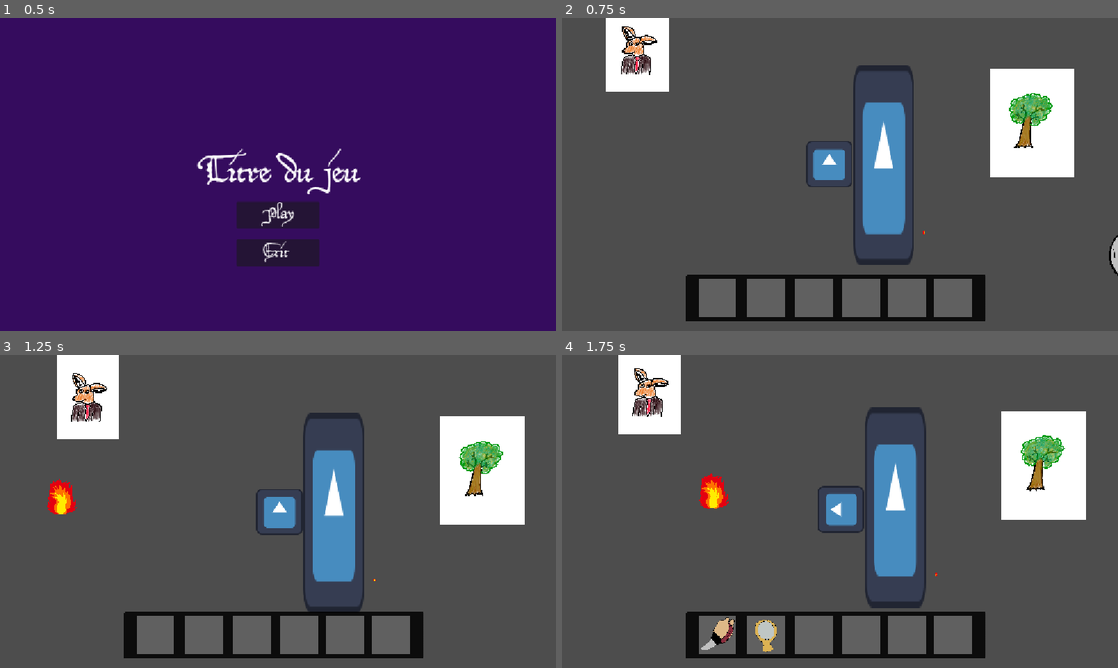
Above: before the commit, frames 1-4 (two rows, left to right).
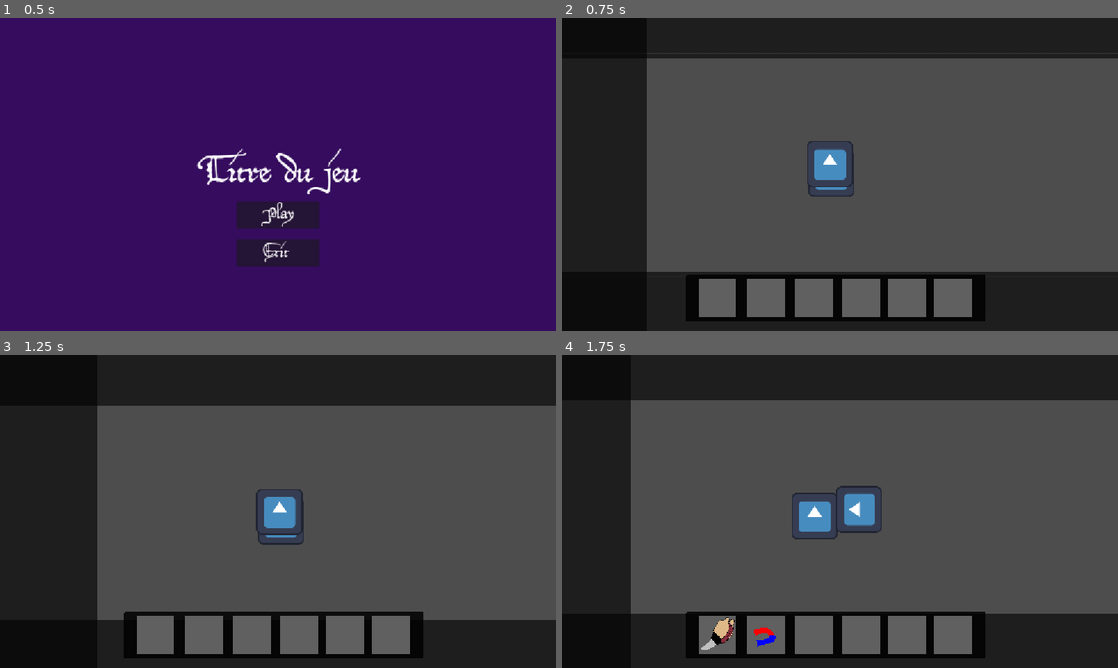
Above: after the commit, the same moments.

Repository: ygrecky/GameJam1
Game: Godot game, scene res://scenes/game_controller.tscn
Two runs of this game, one before a commit and one after it. Both use one fixed random seed, a clock stepped at 60 frames per second and the inputs below. The engine's default icon, where the game draws it, is replaced by a stand-in: a white triangle on a blue panel in a dark square.
Inputs (mouse positions are in pixels of both pictures, inside the frame that each line leads up to):
- Up to frame 1 (0.5 s): no input
- Up to frame 2 (0.75 s): click (840, 215) at 0.5 s
- Up to frame 3 (1.25 s): no input
- Up to frame 4 (1.75 s): hold Right (right) from 1.28 s (still down); hold 1 (Slot 1) from 1.28 s (still down); tap 2 (Slot 2) at 1.55 s

Frame 1 is identical in both runs. In frame 2, 44% of the frame differs, in the area x 0-100%, y 0-100%; in frame 3, 47%; in frame 4, 45%.

Commit message:
Premier level : Forêt

Diff:
--- /dev/null
+++ b/scenes/Decoration/autel.tscn
@@ -0,0 +1,9 @@
+[gd_scene format=3 uid="uid://idj78xtahws3"]
+
+[ext_resource type="Texture2D" uid="uid://c353tuvpl12xx" path="res://icon.svg" id="1_r6a8l"]
+
+[node name="Autel" type="Node2D" unique_id=1929311227]
+
+[node name="Sprite2D" type="Sprite2D" parent="." unique_id=585259451]
+position = Vector2(3, 4)
+texture = ExtResource("1_r6a8l")
--- /dev/null
+++ b/scenes/Decoration/bordure_forêt.tscn
@@ -0,0 +1,18 @@
+[gd_scene format=3 uid="uid://dhhc5yxb43h51"]
+
+[ext_resource type="Texture2D" uid="uid://bpubtjeqx4gp6" path="res://assets/Inventaire_texture.png" id="1_3eq3l"]
+
+[sub_resource type="RectangleShape2D" id="RectangleShape2D_u081y"]
+size = Vector2(1142, 304)
+
+[node name="Bordure forêt" type="StaticBody2D" unique_id=170095540]
+position = Vector2(-1507, -489)
+
+[node name="Sprite2D" type="Sprite2D" parent="." unique_id=1426835892]
+position = Vector2(-3.999878, 92)
+scale = Vector2(0.47903225, 0.28962374)
+texture = ExtResource("1_3eq3l")
+
+[node name="CollisionShape2D" type="CollisionShape2D" parent="." unique_id=2098699364]
+position = Vector2(6, 13)
+shape = SubResource("RectangleShape2D_u081y")
--- /dev/null
+++ b/scenes/Decoration/mur.tscn
@@ -0,0 +1,19 @@
+[gd_scene format=3 uid="uid://r0h8ehst1iip"]
+
+[ext_resource type="Texture2D" uid="uid://bpubtjeqx4gp6" path="res://assets/Inventaire_texture.png" id="1_6tv3b"]
+
+[sub_resource type="RectangleShape2D" id="RectangleShape2D_u081y"]
+size = Vector2(1577, 379)
+
+[node name="Mur" type="Node2D" unique_id=872404817]
+
+[node name="Sprite2D" type="Sprite2D" parent="." unique_id=1968108206]
+position = Vector2(-247, -85.50008)
+scale = Vector2(0.6657258, 0.36801597)
+texture = ExtResource("1_6tv3b")
+
+[node name="CollisionShape2D" type="CollisionShape2D" parent="." unique_id=1894545570]
+position = Vector2(-238.5, -179.5)
+shape = SubResource("RectangleShape2D_u081y")
+
+[node name="StaticBody2D" type="StaticBody2D" parent="." unique_id=1295544609]
--- /dev/null
+++ b/scenes/Levels/Forêt.tscn
@@ -0,0 +1,32 @@
+[gd_scene format=3 uid="uid://oa3rcljtqe28"]
+
+[ext_resource type="PackedScene" uid="uid://dhhc5yxb43h51" path="res://scenes/Decoration/bordure_forêt.tscn" id="1_0tc75"]
+[ext_resource type="PackedScene" uid="uid://idj78xtahws3" path="res://scenes/Decoration/autel.tscn" id="2_idvjd"]
+[ext_resource type="PackedScene" uid="uid://cbrakomq1kfn3" path="res://scenes/tp_zone.tscn" id="4_xcmwi"]
+
+[node name="Forêt" type="Node2D" unique_id=1533303300]
+
+[node name="Bordure forêt" parent="." unique_id=170095540 instance=ExtResource("1_0tc75")]
+position = Vector2(66, -460)
+scale = Vector2(1.89, 1.02)
+
+[node name="Bordure forêt2" parent="." unique_id=1914298677 instance=ExtResource("1_0tc75")]
+position = Vector2(46, 424)
+scale = Vector2(1.89, 1)
+
+[node name="Bordure forêt3" parent="." unique_id=366830749 instance=ExtResource("1_0tc75")]
+position = Vector2(-639, -25)
+rotation = 1.5707964
+
+[node name="Autel" parent="." unique_id=1929311227 instance=ExtResource("2_idvjd")]
+position = Vector2(1, 14)
+
+[node name="TpZone" parent="." unique_id=1066630093 instance=ExtResource("4_xcmwi")]
+position = Vector2(873, -213.00002)
+rotation = 1.5707964
+scale = Vector2(7.55, 5.2)
+destination_path = "res://scenes/game.tscn"
+
+[node name="Bordure forêt4" parent="." unique_id=1035199119 instance=ExtResource("1_0tc75")]
+position = Vector2(1197, -36)
+rotation = 1.5707964
--- a/scenes/bloc_magnétique.tscn
+++ b/scenes/bloc_magnétique.tscn
@@ -1,19 +1,20 @@
 [gd_scene format=3 uid="uid://c0tk2qqokmxjw"]
 
 [ext_resource type="Script" uid="uid://co8men4kcxmst" path="res://scripts/bloc_magnétique.gd" id="1_t5usk"]
-[ext_resource type="Texture2D" uid="uid://h2a8wj6uoxl1" path="res://assets/arbre1.jpg" id="2_t5usk"]
+[ext_resource type="Texture2D" uid="uid://dw7ud11hrm0ei" path="res://assets/pierre aimantée.png" id="2_t5usk"]
 
 [sub_resource type="RectangleShape2D" id="RectangleShape2D_u081y"]
 size = Vector2(131, 125)
 
 [node name="Bloc magnétique" type="StaticBody2D" unique_id=32234192]
+position = Vector2(315, 85)
 script = ExtResource("1_t5usk")
 
 [node name="Sprite2D" type="Sprite2D" parent="." unique_id=109963318]
-position = Vector2(11.124999, 0.8250017)
-scale = Vector2(0.09425403, 0.085618585)
+position = Vector2(9.000001, 21)
+scale = Vector2(0.079, 0.073)
 texture = ExtResource("2_t5usk")
 
 [node name="CollisionShape2D" type="CollisionShape2D" parent="." unique_id=1421887315]
-position = Vector2(-0.5, -1.5)
+position = Vector2(5, 17)
 shape = SubResource("RectangleShape2D_u081y")
--- a/scenes/flèche.tscn
+++ b/scenes/flèche.tscn
@@ -19,3 +19,5 @@
 [node name="CollisionShape2D" type="CollisionShape2D" parent="Area2D" unique_id=1267930767]
 position = Vector2(4.5, -12)
 shape = SubResource("RectangleShape2D_u081y")
+
+[connection signal="hidden" from="." to="." method="_on_hidden"]
--- a/scenes/game.tscn
+++ b/scenes/game.tscn
@@ -1,11 +1,9 @@
 [gd_scene format=3 uid="uid://c5i35xne8a86i"]
 
 [ext_resource type="PackedScene" uid="uid://cspr5mvrkw23x" path="res://scenes/feu.tscn" id="3_lnu2h"]
-[ext_resource type="PackedScene" uid="uid://xrskya04pwnm" path="res://scenes/texte.tscn" id="3_vtaks"]
-[ext_resource type="PackedScene" uid="uid://dbgsqtuqtac8i" path="res://scenes/inventaire.tscn" id="4_lbhrr"]
 [ext_resource type="PackedScene" uid="uid://c0tk2qqokmxjw" path="res://scenes/bloc_magnétique.tscn" id="5_iywne"]
 [ext_resource type="PackedScene" uid="uid://bfe54hqkti65k" path="res://scenes/bousole.tscn" id="7_gee14"]
-[ext_resource type="PackedScene" uid="uid://b6dposcgekuv2" path="res://scenes/ravin.tscn" id="7_u5sy4"]
+[ext_resource type="PackedScene" uid="uid://b6dposcgekuv2" path="res://scenes/Decoration/ravin.tscn" id="7_u5sy4"]
 [ext_resource type="PackedScene" uid="uid://c85teiosuenrx" path="res://scenes/pnj.tscn" id="8_0tnpc"]
 [ext_resource type="PackedScene" uid="uid://cbrakomq1kfn3" path="res://scenes/tp_zone.tscn" id="8_gee14"]
 [ext_resource type="PackedScene" uid="uid://dcgjlvmvxyi47" path="res://scenes/flèche.tscn" id="9_0tnpc"]
@@ -13,32 +11,125 @@
 [node name="Game" type="Node2D" unique_id=439829170]
 
 [node name="Feu" parent="." unique_id=1264664788 instance=ExtResource("3_lnu2h")]
-position = Vector2(258, 180)
+position = Vector2(-224, 305)
 scale = Vector2(0.5, 0.5)
 
-[node name="Inventaire" parent="." unique_id=1760829572 instance=ExtResource("4_lbhrr")]
-
 [node name="Bloc magnétique" parent="." unique_id=32234192 instance=ExtResource("5_iywne")]
-position = Vector2(545, -123)
+position = Vector2(847, -173)
 
 [node name="ravin" parent="." unique_id=1464562848 instance=ExtResource("7_u5sy4")]
-position = Vector2(147, -7)
+position = Vector2(268, 23)
 
 [node name="pnj" parent="." unique_id=281381040 instance=ExtResource("8_0tnpc")]
-position = Vector2(-533, -332)
+position = Vector2(667, 106)
 scale = Vector2(7, 7)
 
 [node name="Bousole" parent="." unique_id=538919682 instance=ExtResource("7_gee14")]
-position = Vector2(787.0001, 198.99997)
+position = Vector2(-275, 88)
 scale = Vector2(0.2, 0.2)
 
 [node name="TpZone" parent="." unique_id=1066630093 instance=ExtResource("8_gee14")]
-position = Vector2(792.99994, 117.99999)
+position = Vector2(929.99994, 117.99999)
 scale = Vector2(2.365, 2.365)
 destination_path = "res://scenes/test_scene.tscn"
 
 [node name="Bloc magnétique2" parent="." unique_id=1188949750 instance=ExtResource("5_iywne")]
-position = Vector2(544, 786)
+position = Vector2(-202, -177)
 
 [node name="Flèche" parent="." unique_id=1745330232 instance=ExtResource("9_0tnpc")]
 position = Vector2(-952, -38)
+
+[node name="Blocs" type="Node2D" parent="." unique_id=988447854]
+
+[node name="Bloc magnétique16" parent="Blocs" unique_id=545825099 instance=ExtResource("5_iywne")]
+position = Vector2(1387, -912)
+
+[node name="Bloc magnétique17" parent="Blocs" unique_id=362449344 instance=ExtResource("5_iywne")]
+position = Vector2(1400, -789)
+
+[node name="Bloc magnétique18" parent="Blocs" unique_id=209499609 instance=ExtResource("5_iywne")]
+position = Vector2(1396, -653)
+
+[node name="Bloc magnétique19" parent="Blocs" unique_id=755465883 instance=ExtResource("5_iywne")]
+position = Vector2(1397, -1036)
+
+[node name="Bloc magnétique20" parent="Blocs" unique_id=780353106 instance=ExtResource("5_iywne")]
+position = Vector2(764, -1667)
+
+[node name="Bloc magnétique21" parent="Blocs" unique_id=1125600184 instance=ExtResource("5_iywne")]
+position = Vector2(615, -1669)
+
+[node name="Bloc magnétique22" parent="Blocs" unique_id=121628322 instance=ExtResource("5_iywne")]
+position = Vector2(473, -1667)
+
+[node name="Bloc magnétique23" parent="Blocs" unique_id=1544221501 instance=ExtResource("5_iywne")]
+position = Vector2(331, -1655)
+
+[node name="Bloc magnétique24" parent="Blocs" unique_id=241444500 instance=ExtResource("5_iywne")]
+position = Vector2(167, -1562)
+
+[node name="Bloc magnétique25" parent="Blocs" unique_id=2130922253 instance=ExtResource("5_iywne")]
+position = Vector2(159, -1175)
+
+[node name="Bloc magnétique26" parent="Blocs" unique_id=634183754 instance=ExtResource("5_iywne")]
+position = Vector2(164, -1301)
+
+[node name="Bloc magnétique27" parent="Blocs" unique_id=129930815 instance=ExtResource("5_iywne")]
+position = Vector2(164, -1435)
+
+[node name="Bloc magnétique28" parent="Blocs" unique_id=1840043769 instance=ExtResource("5_iywne")]
+position = Vector2(1287, -557)
+
+[node name="Bloc magnétique29" parent="Blocs" unique_id=1892144550 instance=ExtResource("5_iywne")]
+position = Vector2(1138, -559)
+
+[node name="Bloc magnétique30" parent="Blocs" unique_id=2055126553 instance=ExtResource("5_iywne")]
+position = Vector2(996, -557)
+
+[node name="Bloc magnétique31" parent="Blocs" unique_id=1724242517 instance=ExtResource("5_iywne")]
+position = Vector2(854, -545)
+
+[node name="Bloc magnétique" parent="Blocs" unique_id=1444404204 instance=ExtResource("5_iywne")]
+position = Vector2(1399, -1414)
+
+[node name="Bloc magnétique3" parent="Blocs" unique_id=346053794 instance=ExtResource("5_iywne")]
+position = Vector2(160, -1054)
+
+[node name="Bloc magnétique2" parent="Blocs" unique_id=114275639 instance=ExtResource("5_iywne")]
+position = Vector2(1412, -1291)
+
+[node name="Bloc magnétique4" parent="Blocs" unique_id=59943174 instance=ExtResource("5_iywne")]
+position = Vector2(1408, -1155)
+
+[node name="Bloc magnétique5" parent="Blocs" unique_id=1249652148 instance=ExtResource("5_iywne")]
+position = Vector2(571, -540)
+
+[node name="Bloc magnétique6" parent="Blocs" unique_id=1974597815 instance=ExtResource("5_iywne")]
+position = Vector2(713, -531)
+
+[node name="Bloc magnétique7" parent="Blocs" unique_id=966770134 instance=ExtResource("5_iywne")]
+position = Vector2(293, -515)
+
+[node name="Bloc magnétique8" parent="Blocs" unique_id=1474834688 instance=ExtResource("5_iywne")]
+position = Vector2(152, -667)
+
+[node name="Bloc magnétique9" parent="Blocs" unique_id=1211543941 instance=ExtResource("5_iywne")]
+position = Vector2(157, -793)
+
+[node name="Bloc magnétique10" parent="Blocs" unique_id=1493685902 instance=ExtResource("5_iywne")]
+position = Vector2(157, -927)
+
+[node name="Bloc magnétique11" parent="Blocs" unique_id=1260485322 instance=ExtResource("5_iywne")]
+position = Vector2(1409, -1538)
+
+[node name="Bloc magnétique12" parent="Blocs" unique_id=2033397318 instance=ExtResource("5_iywne")]
+position = Vector2(1301, -1688)
+
+[node name="Bloc magnétique13" parent="Blocs" unique_id=638852485 instance=ExtResource("5_iywne")]
+position = Vector2(1152, -1690)
+
+[node name="Bloc magnétique14" parent="Blocs" unique_id=794160835 instance=ExtResource("5_iywne")]
+position = Vector2(1010, -1688)
+
+[node name="Bloc magnétique15" parent="Blocs" unique_id=495101951 instance=ExtResource("5_iywne")]
+position = Vector2(868, -1676)
--- a/scenes/game_controller.tscn
+++ b/scenes/game_controller.tscn
@@ -9,6 +9,7 @@
 world2D = NodePath("World")
 gui = NodePath("Control")
 current_gui_scene = NodePath("Control")
+first_level = "res://scenes/Levels/Forêt.tscn"
 
 [node name="World" type="Node2D" parent="." unique_id=1022516678]
 
--- a/scenes/player.tscn
+++ b/scenes/player.tscn
@@ -73,6 +73,10 @@
 [node name="Camera" parent="." unique_id=1820779306 instance=ExtResource("3_qhqgy")]
 position = Vector2(-7, -12)
 zoom = Vector2(0.75, 0.75)
+limit_left = -1000
+limit_top = -1000
+limit_right = 1000
+limit_bottom = 1000
 position_smoothing_enabled = true
 
 [connection signal="body_entered" from="short_action_zone" to="." method="_on_short_action_zone_body_entered"]
--- /dev/null
+++ b/scenes/puzzle.tscn
@@ -0,0 +1,3 @@
+[gd_scene format=3 uid="uid://bowpsunhe2dkd"]
+
+[node name="Puzzle" type="Node2D" unique_id=1795536311]
--- a/scenes/texte.tscn
+++ b/scenes/texte.tscn
@@ -10,7 +10,6 @@
 [node name="Textes" type="CanvasLayer" unique_id=1090087195]
 
 [node name="BAM !" type="Control" parent="." unique_id=132888010]
-visible = false
 layout_mode = 3
 anchors_preset = 8
 anchor_left = 0.5
--- a/scripts/button_play.gd
+++ b/scripts/button_play.gd
@@ -3,4 +3,4 @@
 
 func _on_pressed() -> void:
 	Global.game_controller.delete_menu()
-	Global.game_controller.change_2d_scene("res://scenes/game.tscn", true)
+	Global.game_controller.change_2d_scene(Global.game_controller.first_level, true)
--- a/scripts/feu.gd
+++ b/scripts/feu.gd
@@ -4,7 +4,7 @@
 @export var max_scale = 0.5
 
 @export var feu : PackedScene
-var min_scale = 0.1
+@export var min_scale = 0.1
 var current_child = [self,self,self,self]
 var can_have_child = [true,true,true,true]
 @export var child_spacing = 80
--- a/scripts/flèche.gd
+++ b/scripts/flèche.gd
@@ -22,3 +22,8 @@
 			queue_free()
 	move_and_slide()
 	pass
+
+
+func _on_hidden() -> void:
+	queue_free()
+	pass # Replace with function body.
--- a/scripts/game_controller.gd
+++ b/scripts/game_controller.gd
@@ -7,8 +7,14 @@
 var current_2d_scene_name : String
 @export var current_gui_scene : Control
 
+@export var first_level : String
+
 var scenes = {}
 var player_pos = {}
+
+var inventory
+
+var restart_scene = "res://scenes/test_scene.tscn"
 
 
 
@@ -16,6 +22,7 @@
 func _ready() -> void:
 	Global.game_controller = self
 	current_2d_scene_name = "none"
+	inventory = $Inventaire
 
 	pass # Replace with function body.
 
@@ -25,6 +32,8 @@
 	current_gui_scene.queue_free()
 	var player = load("res://scenes/player.tscn").instantiate()
 	get_tree().root.add_child(player)
+	inventory = load("res://scenes/inventaire.tscn").instantiate()
+	get_tree().root.add_child(inventory)
 
 func switch_to_menu():
 	Global.inMenu = true
@@ -37,6 +46,16 @@
 		scenes[scene].queue_free()
 		scenes.erase(scene)
 	Global.player.queue_free()
+	inventory.queue_free()
+
+func restart_loop():
+	Global.player.queue_free()
+	inventory.queue_free()
+	var player = load("res://scenes/player.tscn").instantiate()
+	get_tree().root.add_child(player)
+	inventory = load("res://scenes/inventaire.tscn").instantiate()
+	get_tree().root.add_child(inventory)
+	change_2d_scene(restart_scene)
 
 
 func change_2d_scene(new_scene : String, delete : bool = false, keep_running : bool = true):
--- a/scripts/inventory_slot_2.gd
+++ b/scripts/inventory_slot_2.gd
@@ -1,14 +1,17 @@
 extends Control
 
 @export var objet_is_unlocked = false
-
+var base_position
 func _use_objet():
 	pass
+
+func _ready():
+	base_position = $objet_texture.position
 
 # Called every frame. 'delta' is the elapsed time since the previous frame.
 func _process(_delta: float) -> void:
 	if(not(Global.inMenu)):
-		if Input.is_action_pressed("Slot 2"):
+		if Input.is_action_just_pressed("Slot 2"):
 			add_objet()
 			if objet_is_unlocked:
 				_use_objet()
@@ -16,4 +19,6 @@
 
 func add_objet():
 	objet_is_unlocked = true
-	$objet_texture.texture = load("res://assets/Objets/miroir.png")
+	$objet_texture.texture = load("res://assets/Objets/aimant.png")
+	$objet_texture.scale = Vector2(2,2)
+	$objet_texture.position = base_position- Vector2(25,25)
--- a/scripts/inventory_slot_4.gd
+++ b/scripts/inventory_slot_4.gd
@@ -16,4 +16,4 @@
 
 func add_objet():
 	objet_is_unlocked = true
-	$objet_texture.texture = load("res://assets/Objets/arbalète avec carreau.png")
+	$objet_texture.texture = load("res://assets/Objets/miroir.png")
--- a/scripts/player.gd
+++ b/scripts/player.gd
@@ -19,7 +19,7 @@
 
 var isTalking = false
 
-var object_unlocked = [true,true,true,false,false,false]
+var object_unlocked = [true,true,true,true,false,false]
 var actions_pressed = [false,false,false,false,false,false]
 var soufleur_index = 0
 var aimant_index = 1
@@ -45,43 +45,42 @@
 		action_pressed = false
 
 
-
-
-	if Input.is_action_pressed("left"):
-		direction_x = -1
-		rotation_degrees = 90
-		$Node2D.rotation_degrees = -90
-		facing_x = -1
-		facing_y = 0
+	if(not(aimant_activé) or velocity == Vector2(0,0)):
+		if Input.is_action_pressed("left"):
+			direction_x = -1
+			rotation_degrees = 90
+			$Node2D.rotation_degrees = -90
+			facing_x = -1
+			facing_y = 0
 
 
 
-	if Input.is_action_pressed("right"):
-		direction_x = 1
-		rotation_degrees = -90
-		$Node2D.rotation_degrees = 90
-		facing_x = 1
-		facing_y = 0
+		if Input.is_action_pressed("right"):
+			direction_x = 1
+			rotation_degrees = -90
+			$Node2D.rotation_degrees = 90
+			facing_x = 1
+			facing_y = 0
 
 
-	if Input.is_action_pressed("down"):
-		direction_y = 1
-		rotation_degrees = 0
-		$Node2D.rotation_degrees = 0
-		facing_x = 0
-		facing_y = 1
+		if Input.is_action_pressed("down"):
+			direction_y = 1
+			rotation_degrees = 0
+			$Node2D.rotation_degrees = 0
+			facing_x = 0
+			facing_y = 1
 
 
-	if Input.is_action_pressed("up"):
-		direction_y = -1
-		rotation_degrees = 180
-		$Node2D.rotation_degrees = 180
-		facing_x = 0
-		facing_y = -1
+		if Input.is_action_pressed("up"):
+			direction_y = -1
+			rotation_degrees = 180
+			$Node2D.rotation_degrees = 180
+			facing_x = 0
+			facing_y = -1
 
 	if Input.is_action_just_pressed("debug1"):
 		Global.player.inTransition = true
-		Global.game_controller.change_2d_scene("res://scenes/test_scene.tscn",false,true)
+		Global.game_controller.change_2d_scene("res://scenes/puzzle.tscn",false,true)
 
 
 	if Input.is_action_just_pressed("debug2"):
@@ -139,9 +138,12 @@
 			fleche.position = position + facing_x*sprite.get_rect().size.x*Vector2(1,0) + facing_y*sprite.get_rect().size.y*Vector2(0,1)
 			fleche.direction_x =facing_x
 			fleche.direction_y = facing_y
-			get_parent().add_child(fleche)
+			Global.game_controller.current_2d_scene.add_child(fleche)
 			await get_tree().create_timer(fleche_delay).timeout
 			(func(): fleche_ready = true).call_deferred()
+
+	if(index==3):
+		Global.game_controller.restart_loop()
 
 
 
--- a/scripts/ravin.gd
+++ b/scripts/ravin.gd
@@ -13,7 +13,7 @@
 
 # Called every frame. 'delta' is the elapsed time since the previous frame.
 func _physics_process(delta: float) -> void:
-	if(player.aimant_activé):
+	if(Global.player.aimant_activé):
 		collision_.disabled = true
 	else:
 		collision_.disabled = false
Renamed: scenes/ravin.tscn -> scenes/Decoration/ravin.tscn
Not shown: 1 places in scenes/feu.tscn that only renumber resources
Not shown: 1 places in scenes/flèche.tscn that only renumber resources
